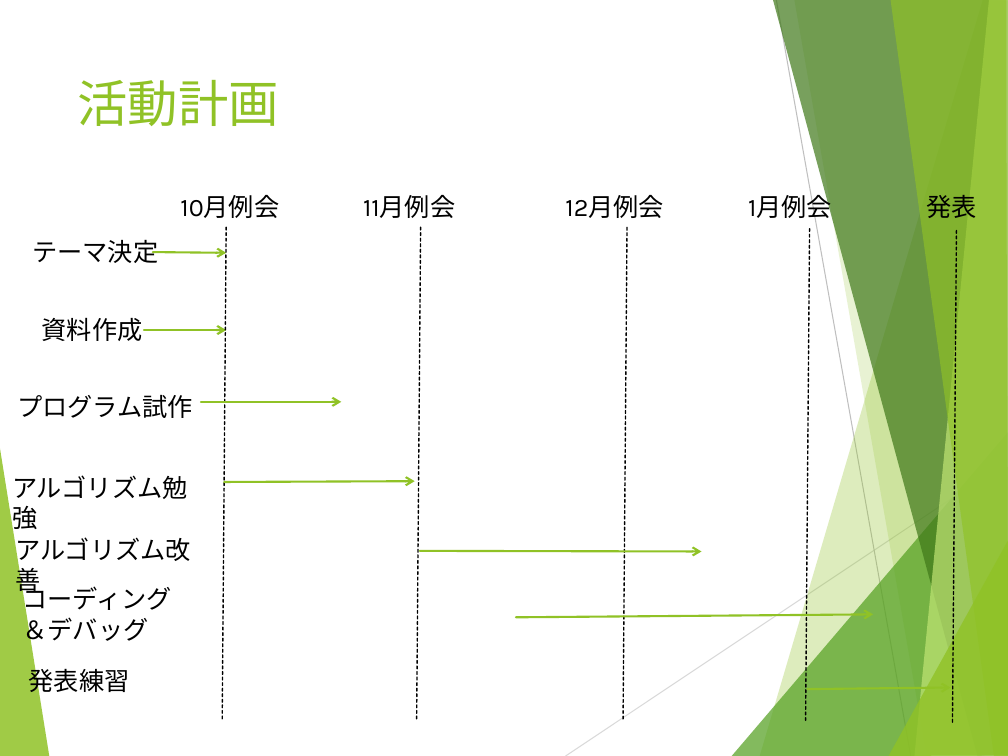
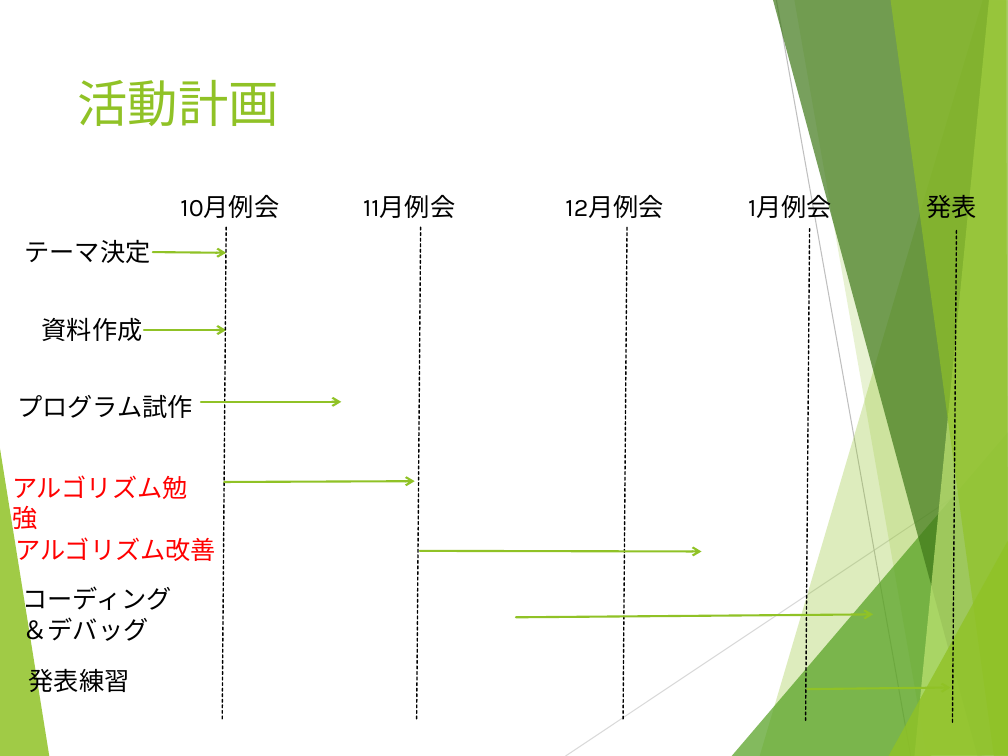
Before and after one commit to breeze934/N1, a slide deck: slide 11 of Pythonによるを用いた株価予測システムの開発_張浩.pptx (slide 9 before the commit). Drawn at 1008x756 pixels with LibreOffice and Linux fonts; fonts in the diff are those of the drawing. Boxes give left, top, right and bottom in pixels: in the first picture for what was removed or moved away, otherwise in the second. Text is boxed around its words. In the diff, an @@ line names an element or a change of style, - is before the commit and + after.

```diff
--- a/Pythonによるを用いた株価予測システムの開発_張浩.pptx
+++ b/Pythonによるを用いた株価予測システムの開発_張浩.pptx
@@ text "テーマ決定": place and size @@
-text "テーマ決定" at box(32, 239, 158, 263)
+text "テーマ決定" at box(25, 239, 151, 263)
@@ text "アルゴリズム勉強" at box(12, 475, 188, 534): text colour #000000 to #FF0000 @@
@@ text "アルゴリズム改善" at box(15, 537, 216, 565): text colour #000000 to #FF0000 @@
```
Also in this commit, not shown: 5 other slides changed, 4 slides added, 4 slides removed.
